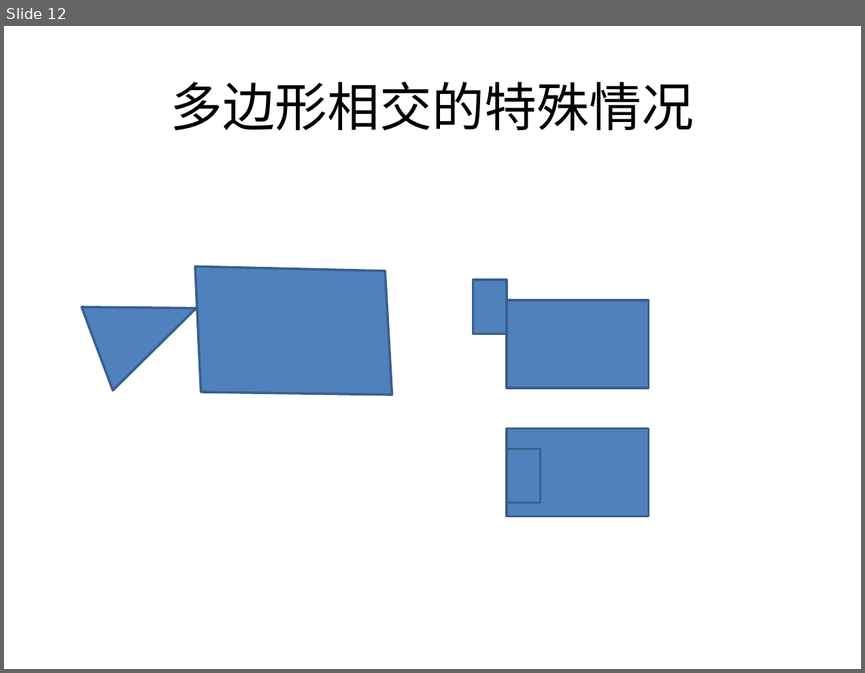
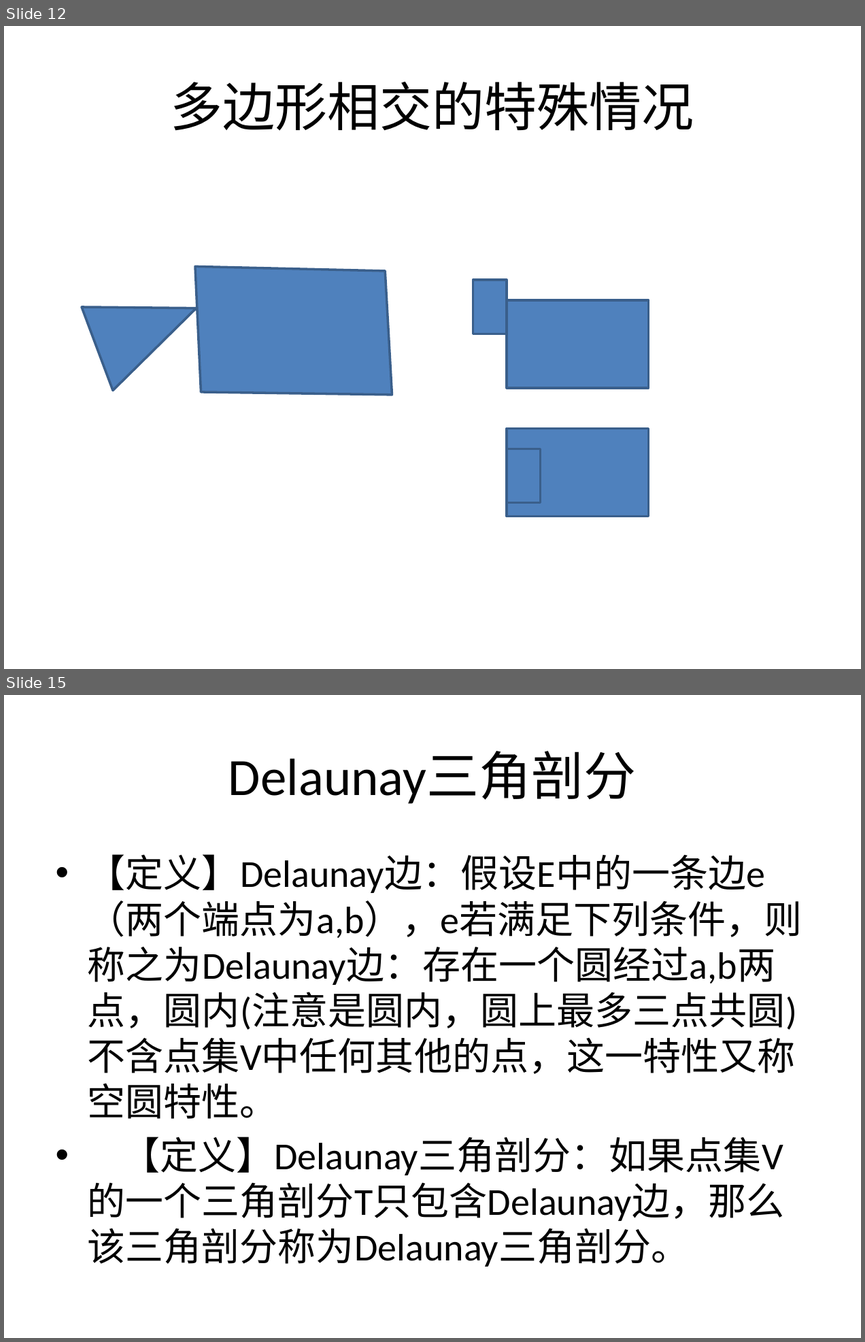
Before and after one commit to heyaolong1987/my-webgame, a slide deck: 工作文档/AStar算法及导航网格寻路.pptx. Shown one above the other, each under a label of ours: slide 12 before the commit, slides 12 and 15 after it; the slides between them are not shown. The pictures are 865x673 and 865x1342 pixels, drawn with LibreOffice and Linux fonts; fonts in the diff are those of the drawing. Boxes give left, top, right and bottom in pixels: in the first picture for what was removed or moved away, otherwise in the second. Text is boxed around its words. In the diff, an @@ line names an element or a change of style, - is before the commit and + after.

```diff
--- a/工作文档/AStar算法及导航网格寻路.pptx
+++ b/工作文档/AStar算法及导航网格寻路.pptx
@@ slide 15 added at (4, 695, 861, 1338), background #FFFFFF @@
@@ title added at (228, 751, 636, 804), 44 pt, text #000000 @@
+Delaunay三角剖分
@@ text added at (88, 854, 802, 1266), 32 pt, text #000000 @@
+• 【定义】Delaunay边：假设E中的一条边e（两个端点为a,b），e若满足下列条件，则称之为Delaunay边：存在一个圆经过a,b两点，圆内(注意是圆内，圆上最多三点共圆)不含点集V中任何其他的点，这一特性又称空圆特性。
+• 【定义】Delaunay三角剖分：如果点集V的一个三角剖分T只包含Delaunay边，那么该三角剖分称为Delaunay三角剖分。
```
Also in this commit, not shown: 4 slides changed, 6 other slides added, 1 slide removed.
